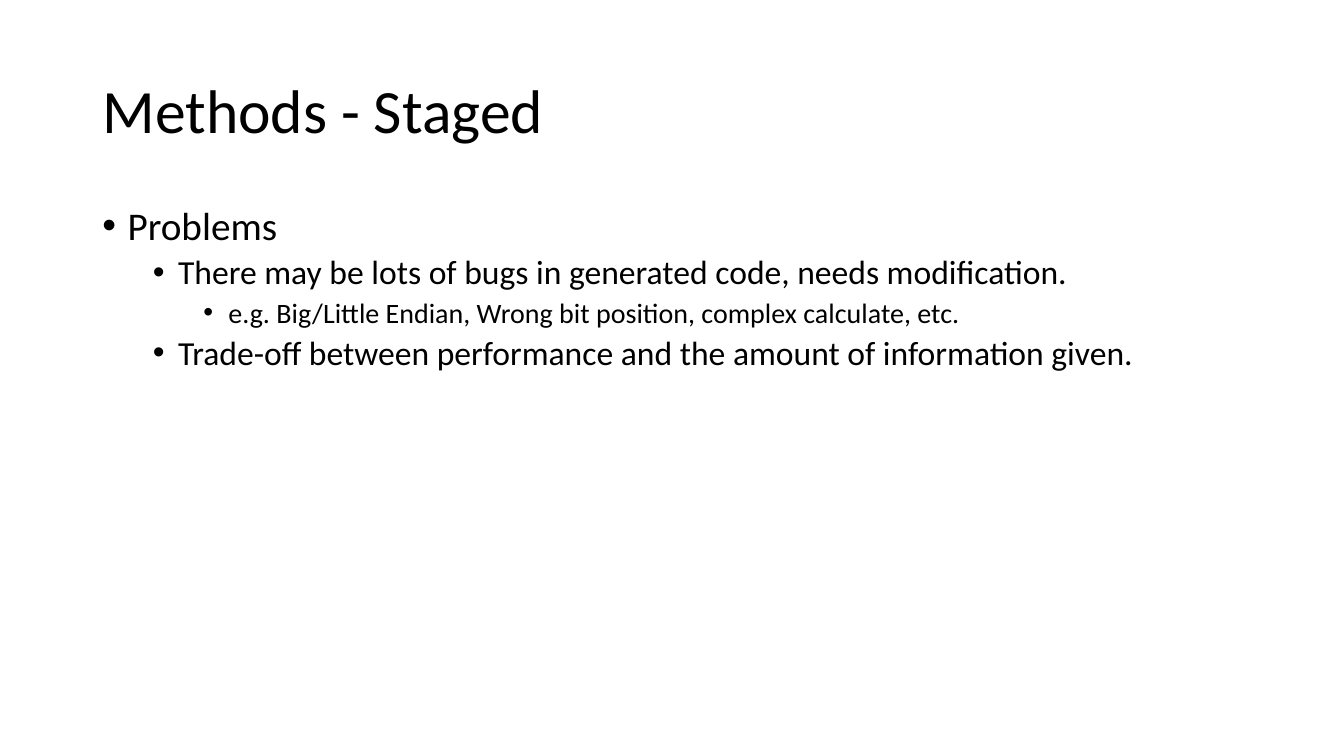
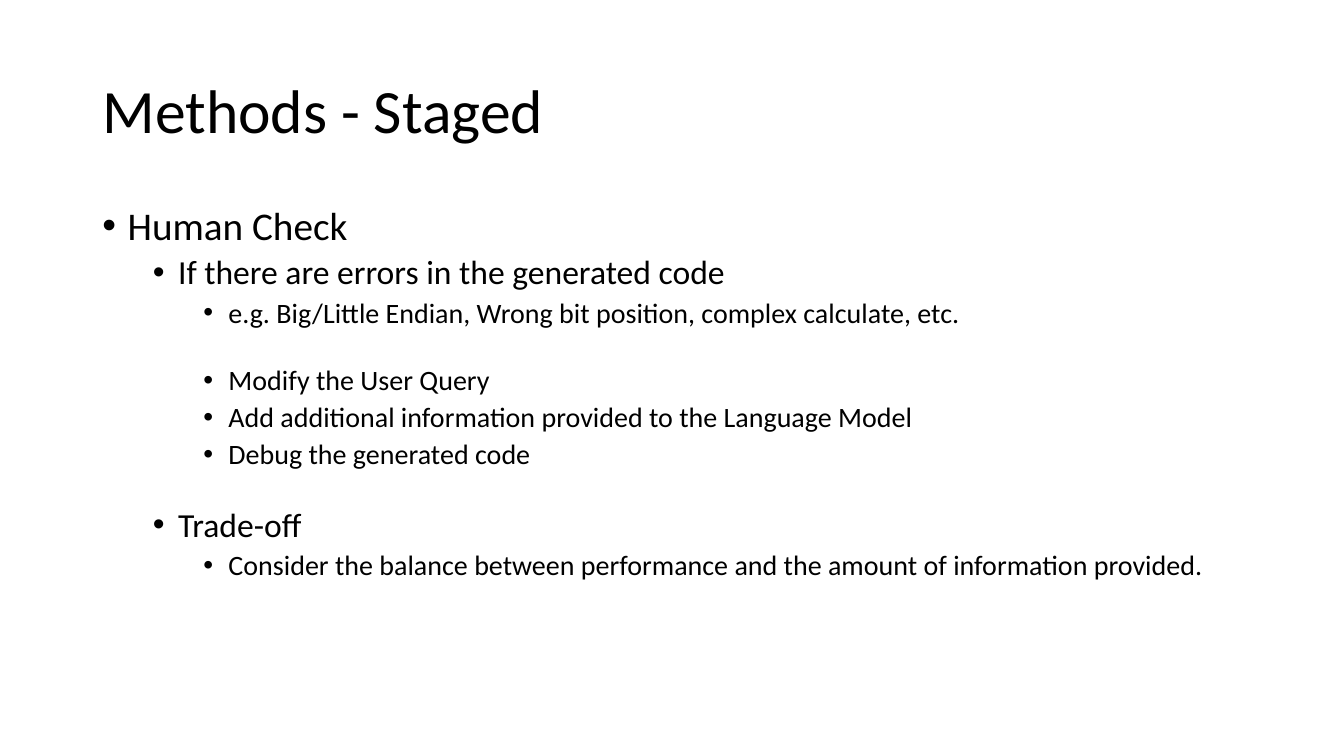
Before and after one commit to yqlai/CModel, a slide deck: slide 18 of 賴宥齊_AI.pptx (slide 10 before the commit). Drawn at 1344x756 pixels with LibreOffice and Linux fonts; fonts in the diff are those of the drawing. Boxes give left, top, right and bottom in pixels: in the first picture for what was removed or moved away, otherwise in the second. Text is boxed around its words. In the diff, an @@ line names an element or a change of style, - is before the commit and + after.

```diff
--- a/賴宥齊_AI.pptx
+++ b/賴宥齊_AI.pptx
@@ text at [128,212,725,290]: text changed @@
-• Problems
-  • There may be lots of bugs in generated code, needs modification.
+• Human Check
+  • If there are errors in the generated code
@@ text at [178,370,1202,580]: text changed; size 24 to 20 pt @@
-  • Trade-off between performance and the amount of information given.
+    • Modify the User Query
+    • Add additional information provided to the Language Model
+    • Debug the generated code
+  • Trade-off
+    • Consider the balance between performance and the amount of information provided.
```
Also in this commit, not shown: 8 other slides changed, 8 slides added, 1 slide removed, 10 other files.
